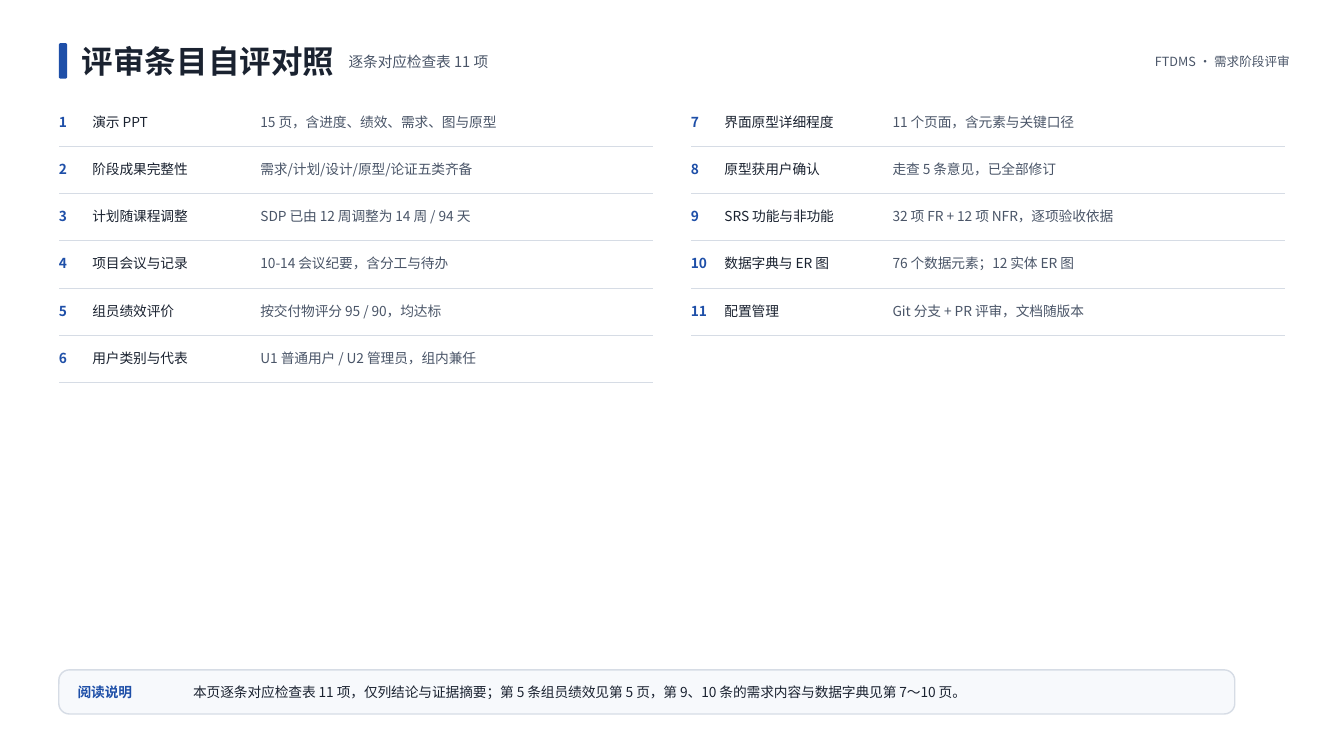
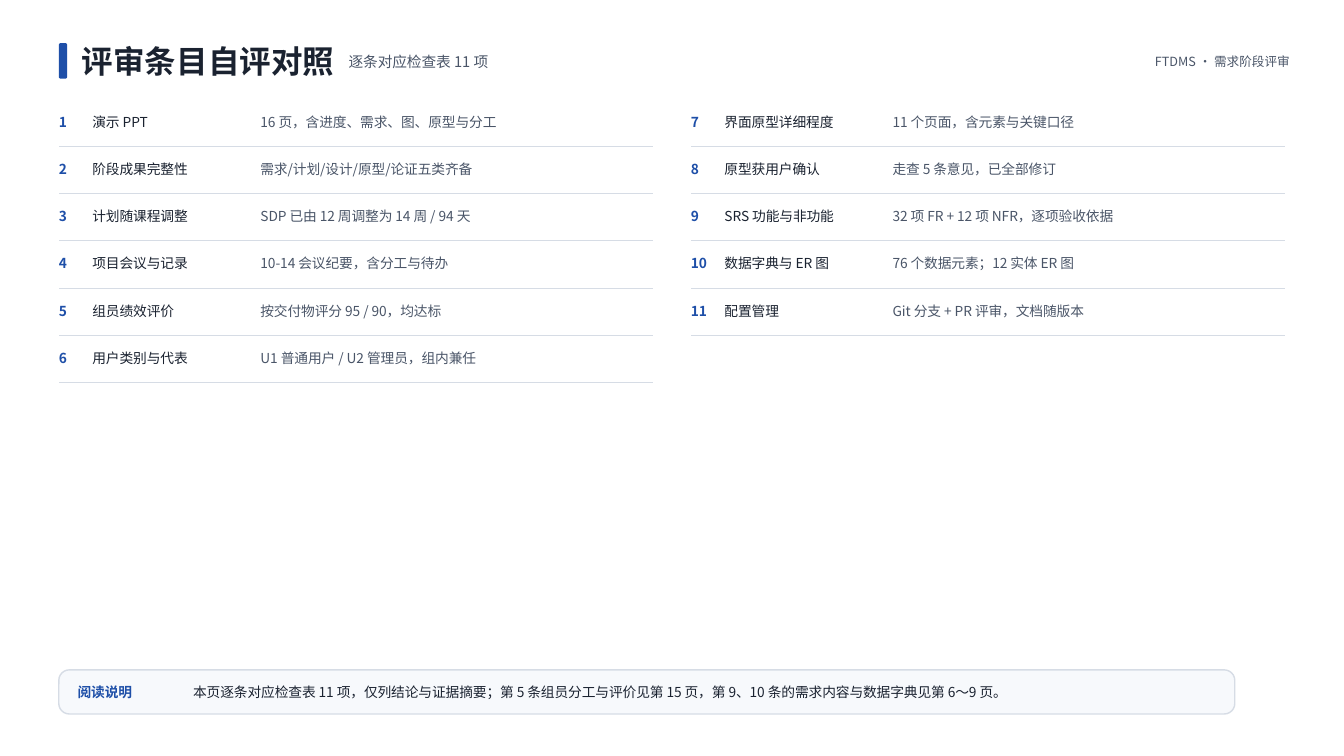
Before and after one commit to dianwanyue/fitness-training-diet, a slide deck: slide 4 of docs/需求分析/健身训练与饮食管理系统_需求阶段评审.pptx. Drawn at 1344x756 pixels with LibreOffice and Linux fonts; fonts in the diff are those of the drawing. Boxes give left, top, right and bottom in pixels: in the first picture for what was removed or moved away, otherwise in the second. Text is boxed around its words. In the diff, an @@ line names an element or a change of style, - is before the commit and + after.

Commit message:
11-1需求评审PPT：按标题-目录-内容-参考资料-分工评价重排

```diff
--- a/docs/需求分析/健身训练与饮食管理系统_需求阶段评审.pptx
+++ b/docs/需求分析/健身训练与饮食管理系统_需求阶段评审.pptx
@@ text at (260,115,497,128): text changed @@
-15 页，含进度、绩效、需求、图与原型
+16 页，含进度、需求、图、原型与分工
@@ text at (193,685,1007,699): text changed @@
-本页逐条对应检查表 11 项，仅列结论与证据摘要；第 5 条组员绩效见第 5 页，第 9、10 条的需求内容与数据字典见第 7～10 页。
+本页逐条对应检查表 11 项，仅列结论与证据摘要；第 5 条组员分工与评价见第 15 页，第 9、10 条的需求内容与数据字典见第 6～9 页。
```
Also in this commit, not shown: 2 other slides changed, 1 slide added.
